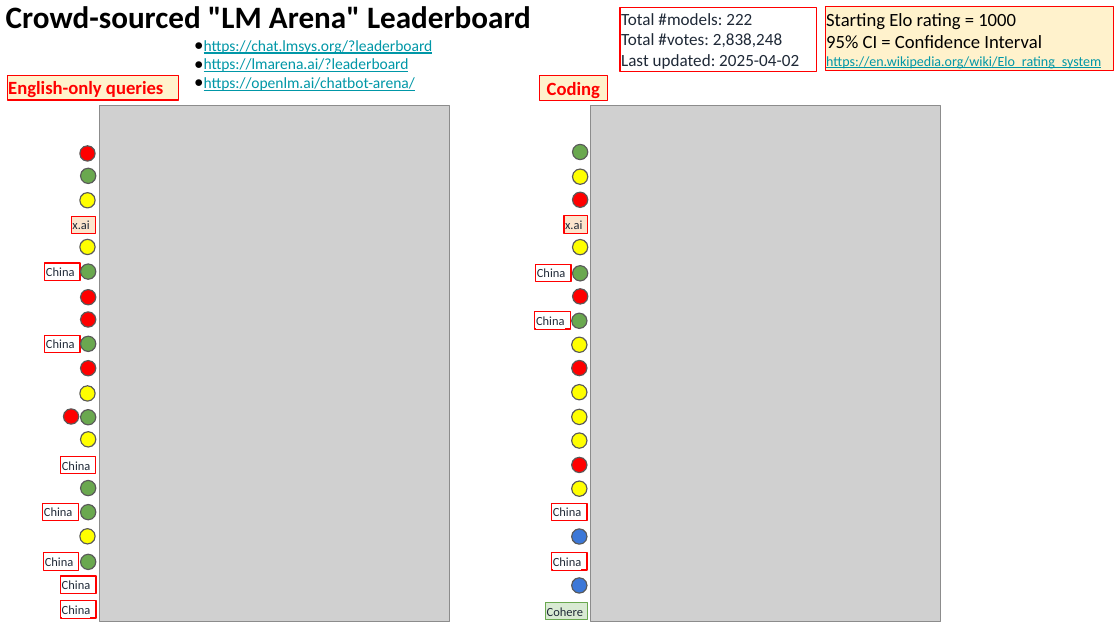
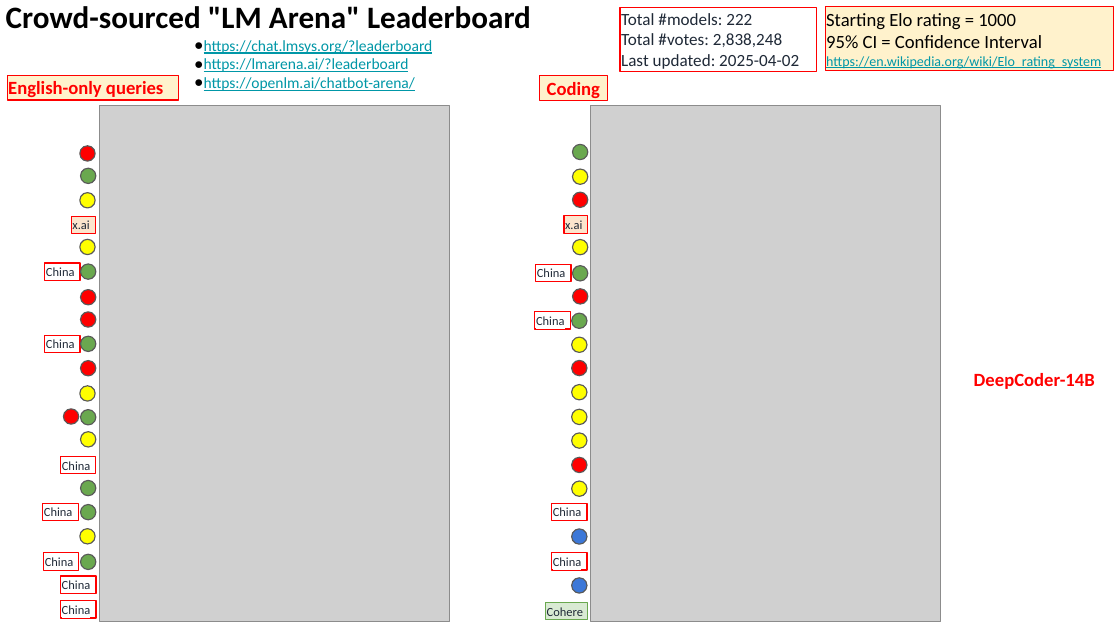
Before and after one commit to lselector/seminar, a slide deck: slide 19 of 2025/2025-04-11-AI-Updates.pptx (slide 17 before the commit). Drawn at 1120x630 pixels with LibreOffice and Linux fonts; fonts in the diff are those of the drawing; grey boxes stand for pictures. Boxes give left, top, right and bottom in pixels: in the first picture for what was removed or moved away, otherwise in the second. Text is boxed around its words. In the diff, an @@ line names an element or a change of style, - is before the commit and + after.

```diff
--- a/2025/2025-04-11-AI-Updates.pptx
+++ b/2025/2025-04-11-AI-Updates.pptx
@@ text added at bbox=[974, 373, 1095, 389], 12 pt, text #FF0000, bold @@
+DeepCoder-14B
```
Also in this commit, not shown: 12 other slides changed, 5 slides added, 1 slide removed.
